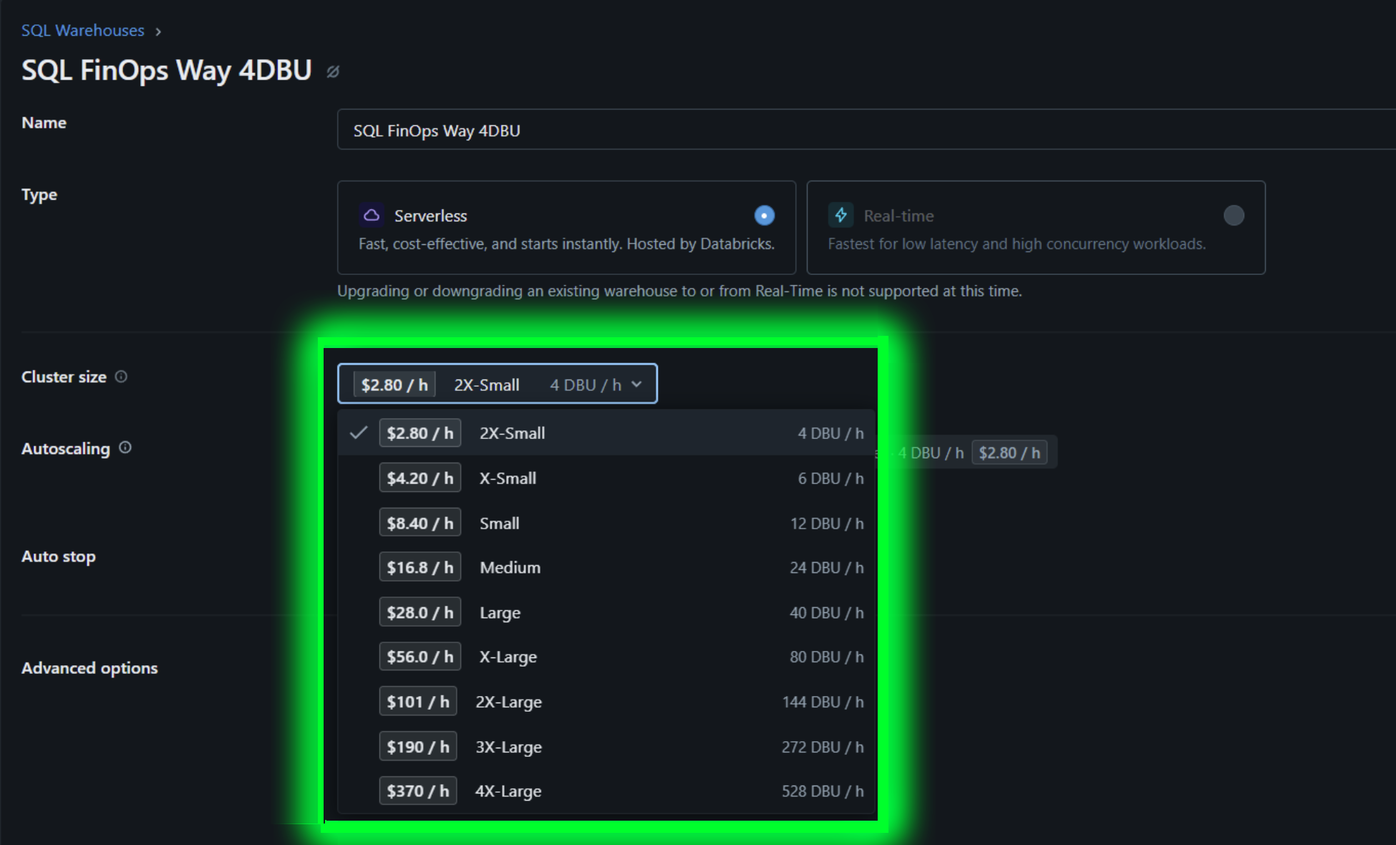
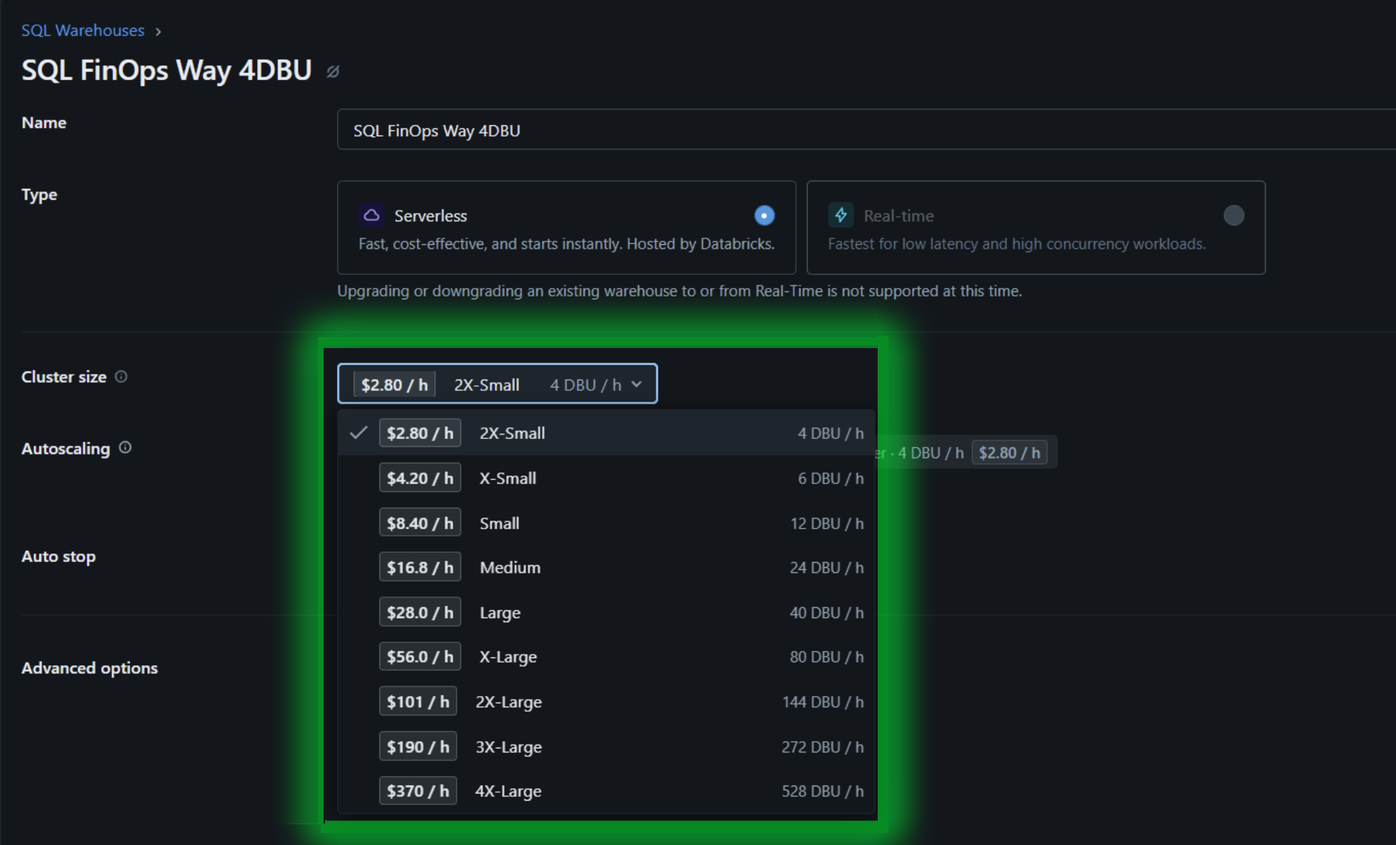
Two versions of the same layered image (1396x845). Layer-by-layer changes:
"Layer 5": opacity 100% → 50%, painted on it over bbox(273, 291, 935, 845)
removed layer "Layer 3" over bbox(273, 291, 878, 825)
removed layer "Layer 4" over bbox(337, 362, 935, 845)
removed layer "Layer 1 copy" over bbox(273, 819, 338, 845)
